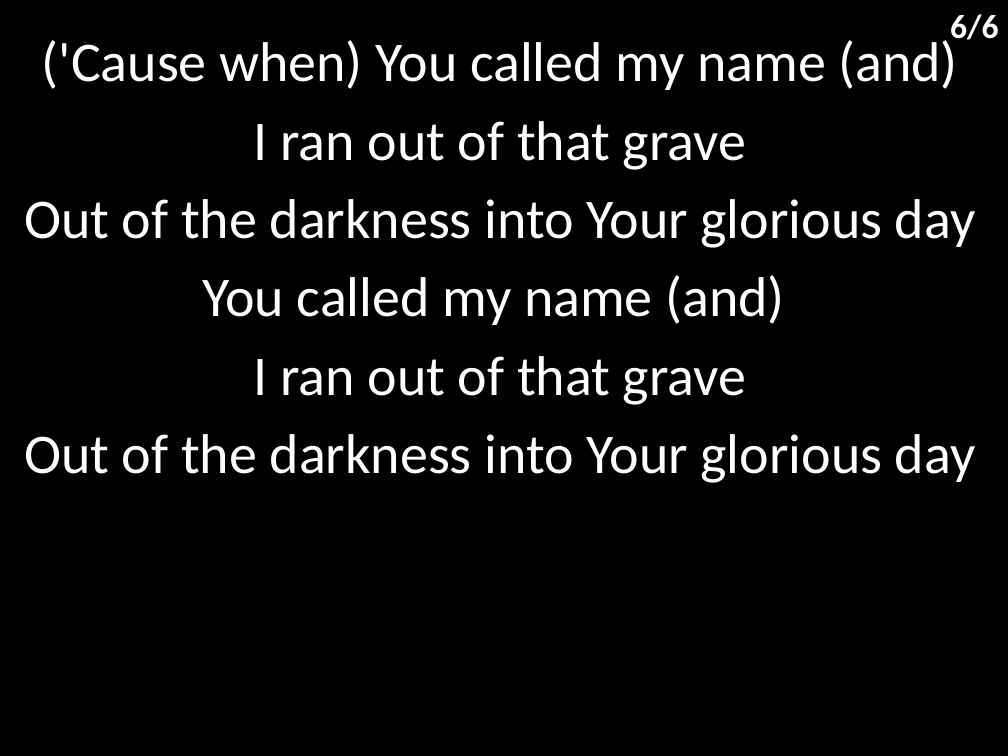
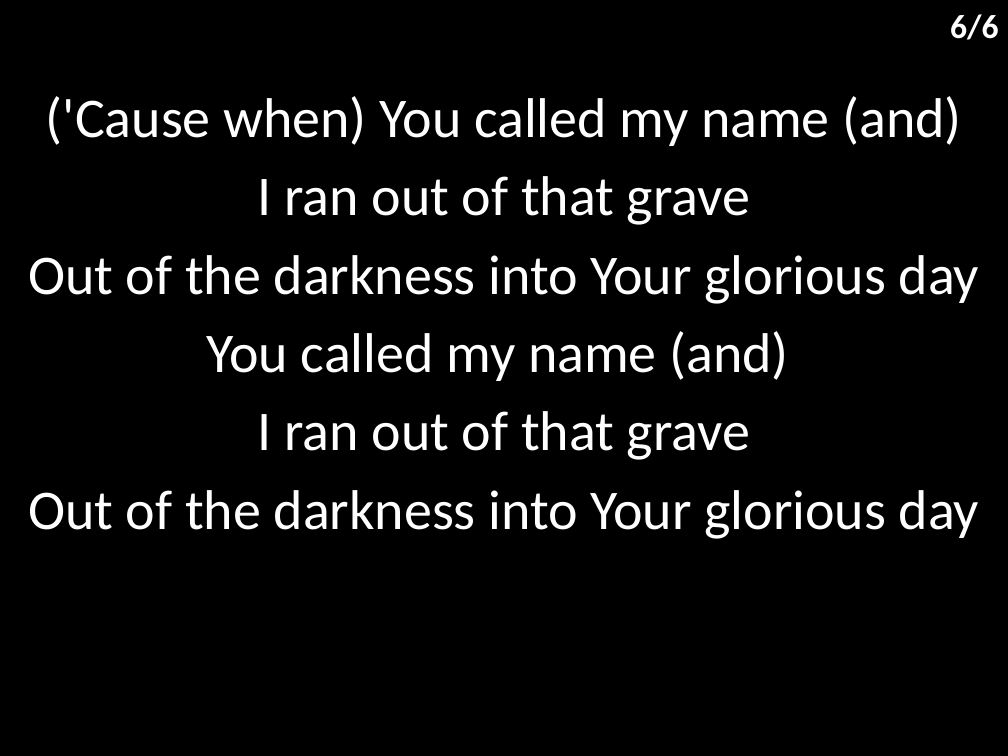
Before and after one commit to hoo-are-ya/worship, a slide deck: slide 7 of docs/songs/glorious day.pptx. Drawn at 1008x756 pixels with LibreOffice and Linux fonts; fonts in the diff are those of the drawing. Boxes give left, top, right and bottom in pixels: in the first picture for what was removed or moved away, otherwise in the second. Text is boxed around its words. In the diff, an @@ line names an element or a change of style, - is before the commit and + after.

```diff
--- a/docs/songs/glorious day.pptx
+++ b/docs/songs/glorious day.pptx
@@ subtitle "('Cause when) You called my ..." rewrapped from (24,35,975,483) to (28,96,979,539) @@
```
Also in this commit, not shown: 5 other slides changed, 5 other files.
